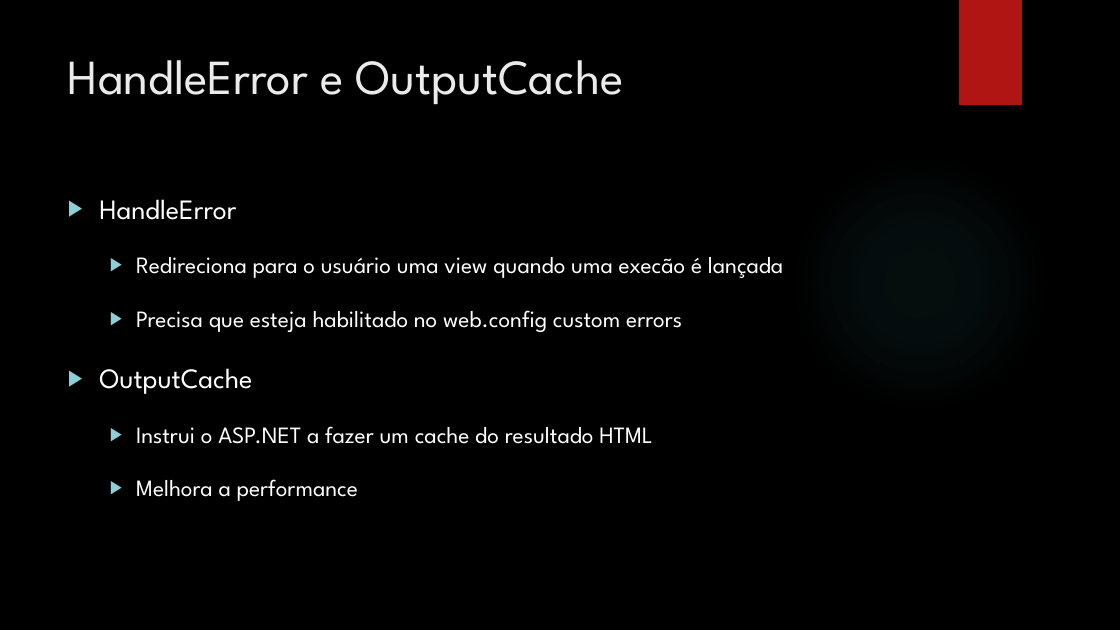
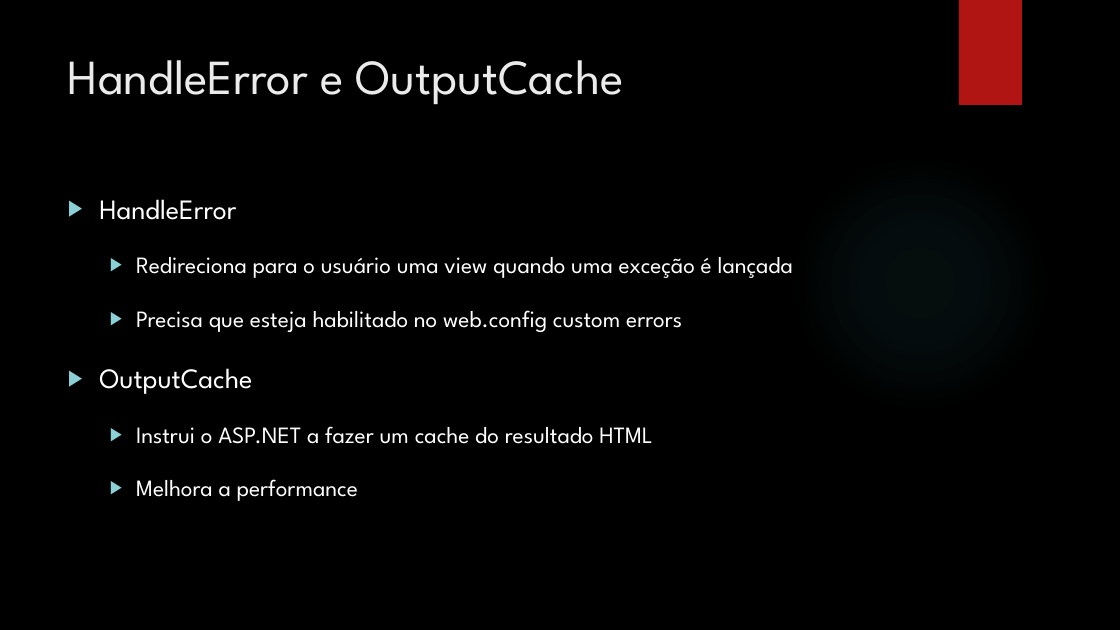
Before and after one commit to leolana/AspnetMvcLab, a slide deck: slide 39 of Presentation/AspNetMvc.pptx. Drawn at 1120x630 pixels with LibreOffice and Linux fonts; fonts in the diff are those of the drawing; background and template pictures are left out. Boxes give left, top, right and bottom in pixels: in the first picture for what was removed or moved away, otherwise in the second. Text is boxed around its words. In the diff, an @@ line names an element or a change of style, - is before the commit and + after.

```diff
--- a/Presentation/AspNetMvc.pptx
+++ b/Presentation/AspNetMvc.pptx
@@ text at (x1=136, y1=257, x2=793, y2=278): text changed @@
-  ▶ Redireciona para o usuário uma view quando uma execão é lançada
+  ▶ Redireciona para o usuário uma view quando uma exceção é lançada
```
Also in this commit, not shown: 7 other slides changed, 6 other files.
